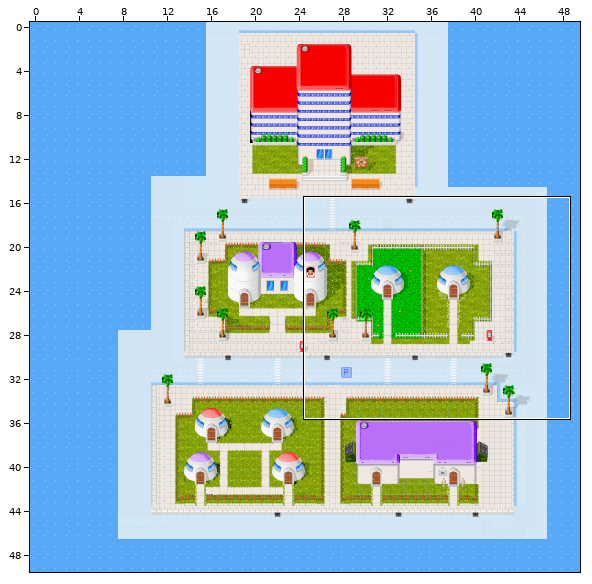
A Tiled map gets an edit: ressources/maps/world/map.tmx. Above: a wide view before the commit, with the close-up outlined.
Close-up. As it was:
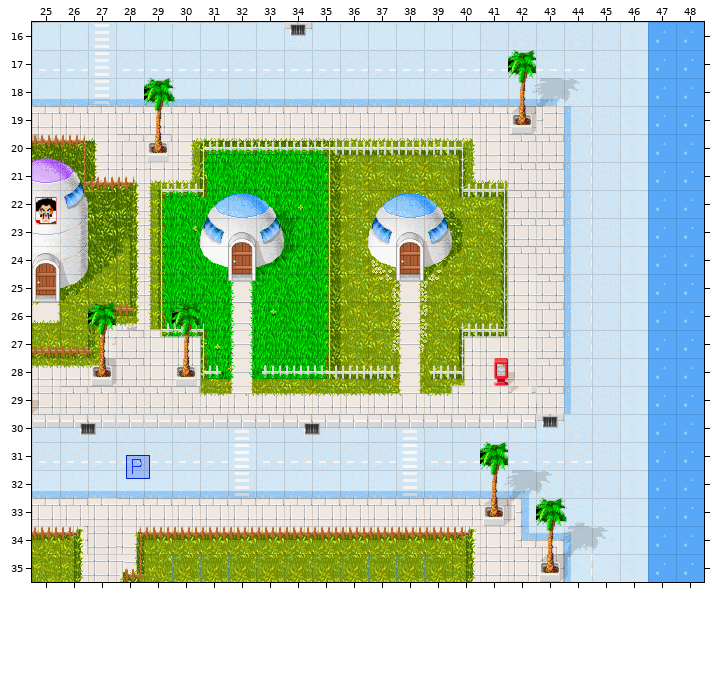
Cells are 32x32 px. Shown: x 25..48, y 16..35. The commit also changed other parts of the map, which this record leaves out.
The result:
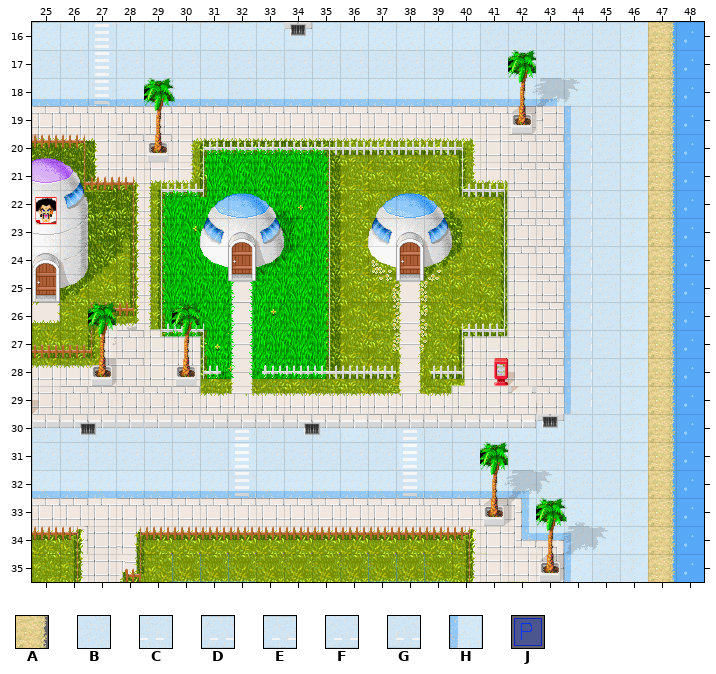
Key: from "Kamehouse": A 331; from "alltiles": B 43, C 46, D 774, E 775, F 776, G 777, H 916; from "triggers": J 0.
_ is an empty cell.
Objects are placed by their top-left corner, in cells (3,4 is the top-left corner of cell 3,4); size is 1x1 cell unless given.
The exact change:
Layer "Tile Layer 8":
Tile B now appears in row 35 at x 45.
Tile H now appears in row 35 at x 44.
Layer "Tile Layer 14":
Tile A now appears in rows 16 to 35 at x 47.
The author changed tile C to tile B in row 17 at x 43 to 44; in row 31 at x 42.
The author changed tile D to tile B in row 17 at x 25 to 26 and 28 to 41.
The author changed tile E to tile B in row 31 at x 33 to 35 and 39 to 40.
The author changed tile F to tile B in row 31 at x 36 and 43.
The author changed tile G to tile B in row 31 at x 25 to 31, 37 and 44.
Tile B now appears in row 31 at x 45.
Layer "evenements":
Object J "player" at 28.3,31.4 moves outside this view.
